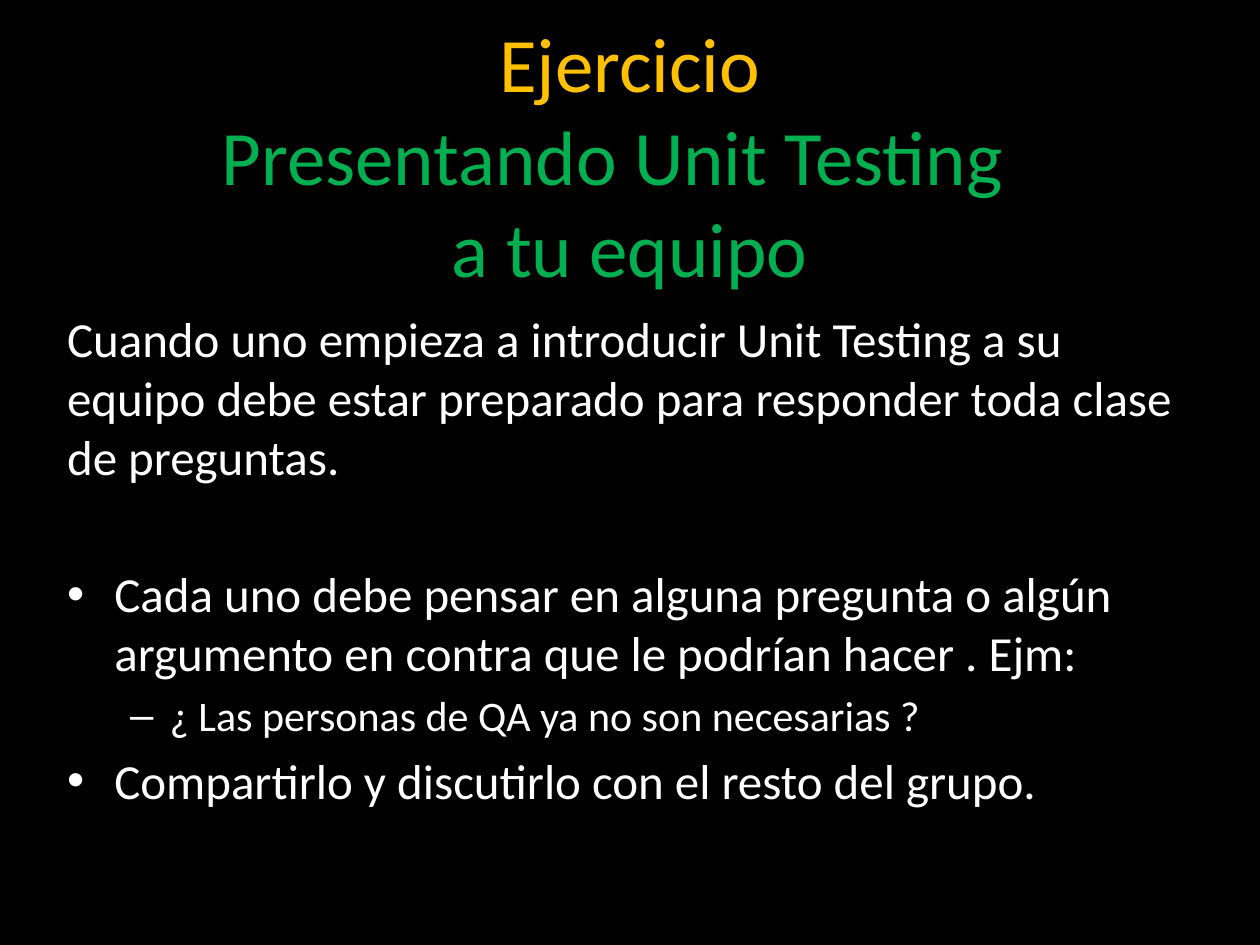
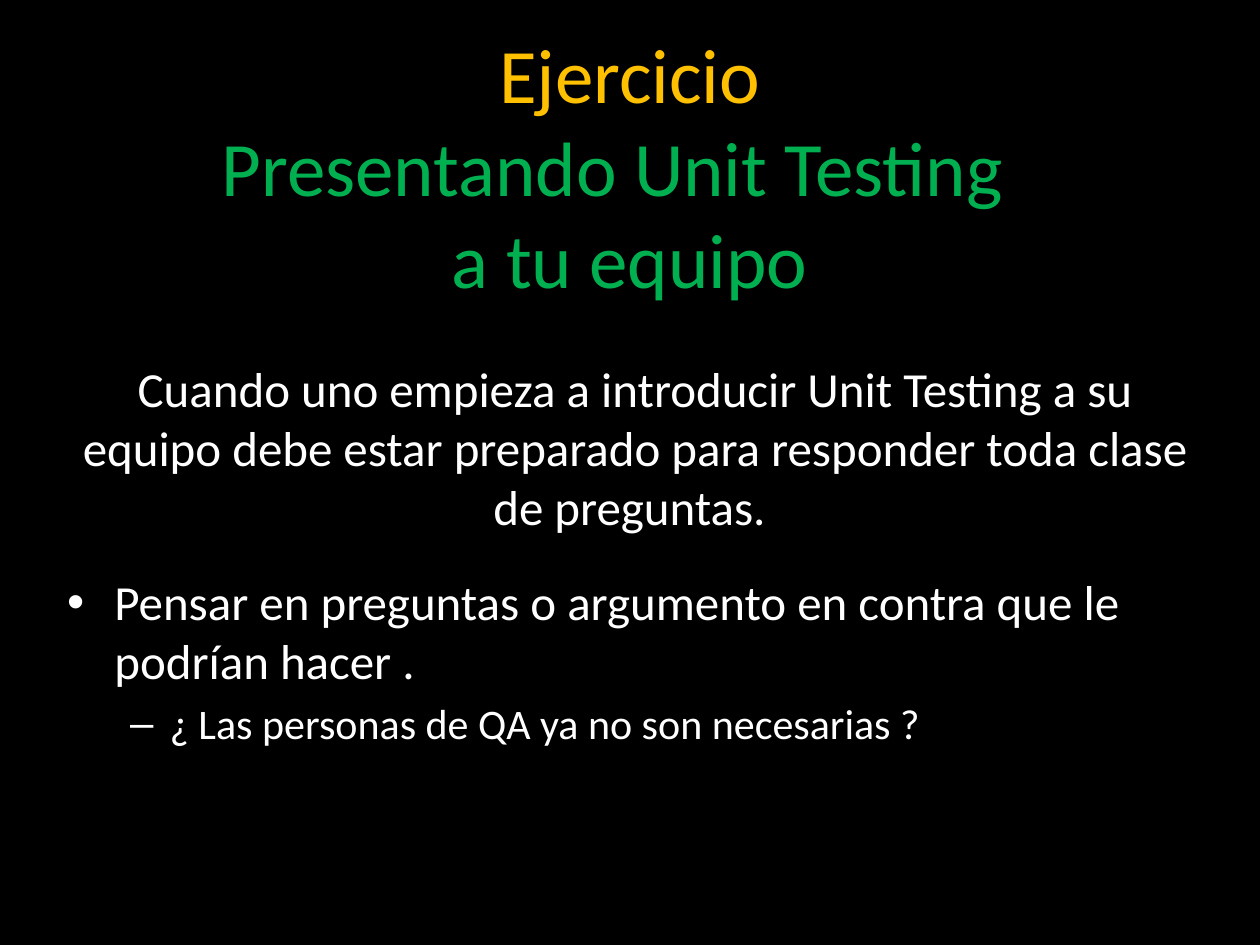
Before and after one commit to angelnunezsalazar/Test-Automation-NET, a slide deck: slide 36 of Diapositivas/2. Test Doubles.pptx. Drawn at 1260x945 pixels with LibreOffice and Linux fonts; fonts in the diff are those of the drawing; background and template pictures are left out. Boxes give left, top, right and bottom in pixels: in the first picture for what was removed or moved away, otherwise in the second. Text is boxed around its words. In the diff, an @@ line names an element or a change of style, - is before the commit and + after.

```diff
--- a/Diapositivas/2. Test Doubles.pptx
+++ b/Diapositivas/2. Test Doubles.pptx
@@ title "Ejercicio Presentando Unit Testing a ..." moved from (x1=222, y1=39, x2=1003, y2=290) to (x1=222, y1=50, x2=1003, y2=301) @@
@@ text "Cuando uno empieza a introducir ..." moved from (x1=67, y1=323, x2=1172, y2=808) to (x1=83, y1=373, x2=1187, y2=746) @@
@@ text at (x1=83, y1=373, x2=1187, y2=534): alignment left to centre @@
@@ text at (x1=114, y1=586, x2=1120, y2=687): text changed @@
-• Cada uno debe pensar en alguna pregunta o algún argumento en contra que le podrían hacer . Ejm:
+• Pensar en preguntas o argumento en contra que le podrían hacer .
@@ text at (x1=114, y1=765, x2=1036, y2=808): paragraph removed @@
-• Compartirlo y discutirlo con el resto del grupo.
```
Also in this commit, not shown: 1 other slide changed.
